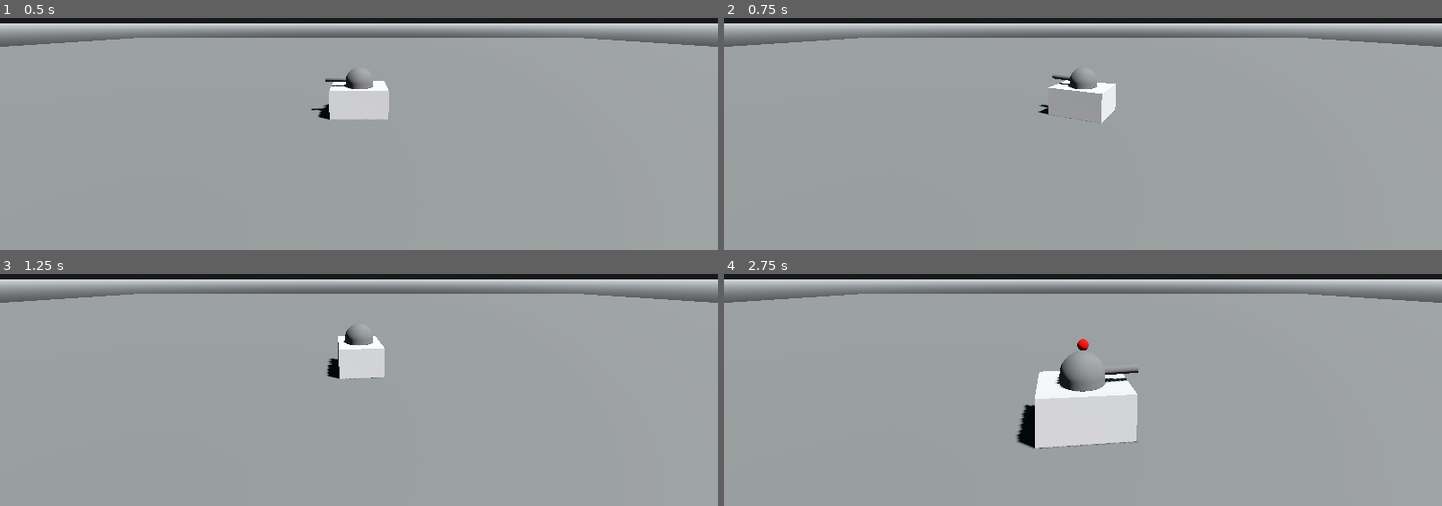
Above: before the commit, frames 1-4 (two rows, left to right).
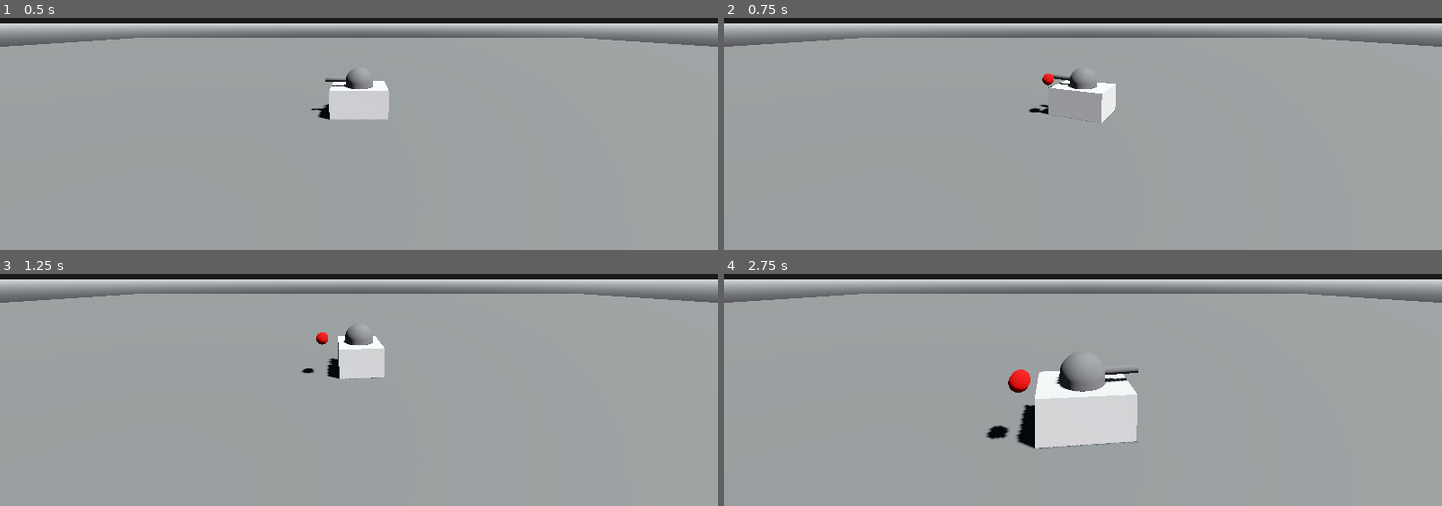
Above: after the commit, the same moments.

Repository: MrBocch/godot_tanks
Game: Godot game, scene res://scenes/levels/level_1.tscn
Same seed, same stepped clock (60 frames per second), same inputs: the game is played once before the commit and once after it. Before the commit the project has no main scene; this scene is started directly in both runs.
Inputs:
- Up to frame 1 (0.5 s): no input
- Up to frame 2 (0.75 s): tap Enter at 0.5 s; hold Right (ui_right) from 0.53 s (still down); tap Space (fire) at 0.6 s
- Up to frame 3 (1.25 s): keep holding Right (ui_right)
- Up to frame 4 (2.75 s): release Right (ui_right) at 1.28 s; hold Down (ui_down) 1.28-2.03 s; tap Space (fire) at 1.35, 2.1 s; hold Right (ui_right) from 2.03 s (still down)

Frame 1 is identical in both runs. In frame 2, less than 0.1% of the frame differs, in the area x 42-46%, y 24-41%; in frame 3, 0.1%; in frame 4, 0.5%, in the area x 36-51%, y 27-72%.

Commit message:
felt like i got nothing done

Diff:
--- a/project.godot
+++ b/project.godot
@@ -12,6 +12,7 @@
 
 config/name="tanks"
 config/tags=PackedStringArray("project")
+run/main_scene="res://scenes/levels/level_1.tscn"
 config/features=PackedStringArray("4.2", "Forward Plus")
 config/icon="res://icon.svg"
 
--- /dev/null
+++ b/scenes/bullet/bullet.gd
@@ -0,0 +1,15 @@
+extends Area3D
+
+@export var SPEED = 1.0
+
+#
+
+
+# Called when the node enters the scene tree for the first time.
+func _ready():
+	pass # Replace with function body.
+
+
+# Called every frame. 'delta' is the elapsed time since the previous frame.
+func _process(delta):
+	position.x += SPEED * delta
--- a/scenes/bullet/bullet.tscn
+++ b/scenes/bullet/bullet.tscn
@@ -1,4 +1,6 @@
-[gd_scene load_steps=4 format=3 uid="uid://b7auvgu14take"]
+[gd_scene load_steps=5 format=3 uid="uid://b7auvgu14take"]
+
+[ext_resource type="Script" path="res://scenes/bullet/bullet.gd" id="1_aq4fj"]
 
 [sub_resource type="StandardMaterial3D" id="StandardMaterial3D_088wn"]
 albedo_color = Color(1, 0.121569, 0.121569, 1)
@@ -12,7 +14,8 @@
 height = 0.5
 
 [node name="bullet" type="Area3D"]
-transform = Transform3D(1, 0, 0, 0, 1, 0, 0, 0, 1, 0, 1.36596, 0)
+transform = Transform3D(1, 0, 0, 0, 1, 0, 0, 0, 1, 2.08165e-12, 2.08165e-12, 2.08165e-12)
+script = ExtResource("1_aq4fj")
 
 [node name="MeshInstance3D" type="MeshInstance3D" parent="."]
 transform = Transform3D(-4.37114e-08, -1, 0, 1, -4.37114e-08, 0, 0, 0, 1, 0, 0, 0)
--- a/scenes/tank/tank.gd
+++ b/scenes/tank/tank.gd
@@ -4,8 +4,10 @@
 @export var TURN_RADIUS = deg_to_rad(2.0)
 
 @onready var root = get_tree().get_root()
+@onready var barrel_location = $barrel
 
 var bullet
+
 # Called when the node enters the scene tree for the first time.
 
 func _ready():
@@ -30,3 +32,13 @@
 	# add count down, not let people shoot tomuch
 	if Input.is_action_just_pressed("fire"):
 		root.add_child(bullet)
+		bullet.position.x = self.position.x
+		bullet.position.z = self.position.z + 1.243
+		bullet.position.y = 1.249 + 0.5
+
+# were is the gun located?, pointing to?
+func gun_point():
+	# x = 0
+	# y = 1.249 + (radius of bullet)/2?
+	# z = 1.243
+	pass
--- a/scenes/tank/tank.tscn
+++ b/scenes/tank/tank.tscn
@@ -31,3 +31,6 @@
 [node name="barrel" type="MeshInstance3D" parent="head"]
 transform = Transform3D(1, 0, 0, 0, 0.0326842, -0.999466, 0, 0.999466, 0.0326842, 0, 0.197985, 0.785482)
 mesh = SubResource("CylinderMesh_0cyle")
+
+[node name="barrel" type="Marker3D" parent="."]
+transform = Transform3D(1, -1.21652e-31, 0, -1.21652e-31, 1, 0, 0, 0, 1, 1.93857e-18, 1.24855, 1.24299)
Not shown, changed: thoughts.txt
